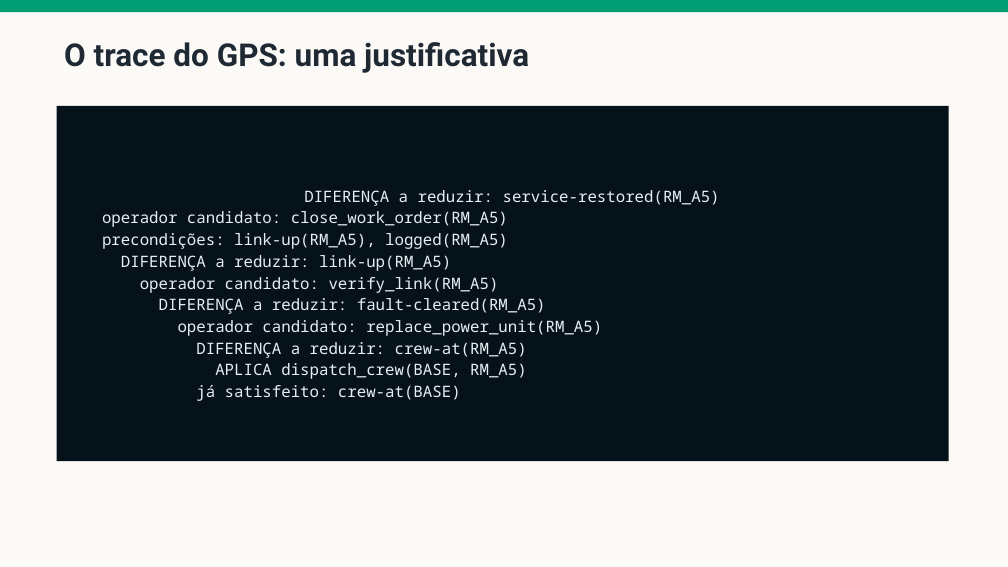
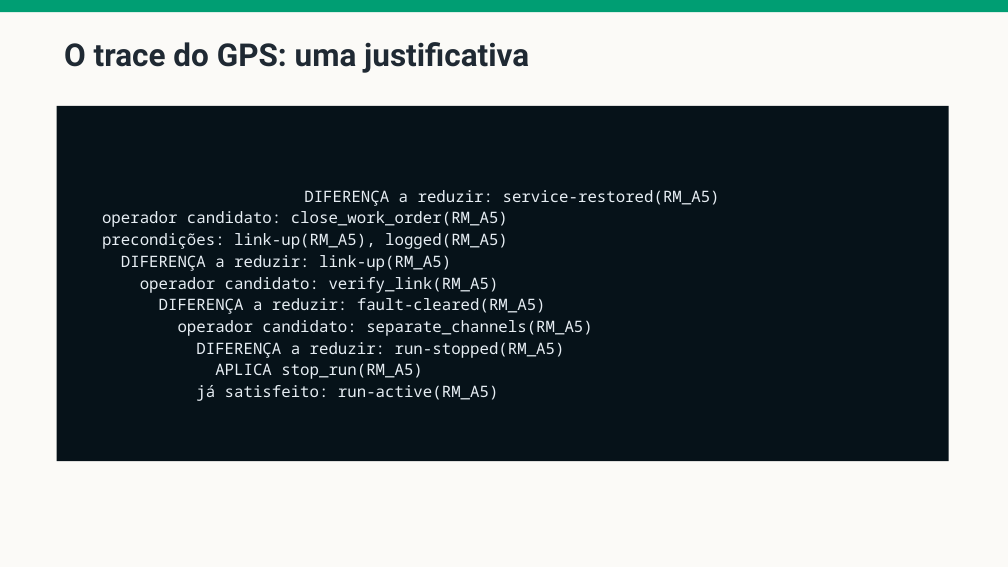
Before and after one commit to fsd-dantas/ai4systems, a slide deck: slide 31 of docs/presentation/ai-for-smartgrids-apresentacao.pptx (slide 30 before the commit). Drawn at 1008x567 pixels with LibreOffice and Linux fonts; fonts in the diff are those of the drawing. Boxes give left, top, right and bottom in pixels: in the first picture for what was removed or moved away, otherwise in the second. Text is boxed around its words. In the diff, an @@ line names an element or a change of style, - is before the commit and + after.

```diff
--- a/docs/presentation/ai-for-smartgrids-apresentacao.pptx
+++ b/docs/presentation/ai-for-smartgrids-apresentacao.pptx
@@ text in rectangle at [178, 320, 593, 401]: text changed @@
-operador candidato: replace_power_unit(RM_A5)
-DIFERENÇA a reduzir: crew-at(RM_A5)
-APLICA dispatch_crew(BASE, RM_A5)
-já satisfeito: crew-at(BASE)
+operador candidato: separate_channels(RM_A5)
+DIFERENÇA a reduzir: run-stopped(RM_A5)
+APLICA stop_run(RM_A5)
+já satisfeito: run-active(RM_A5)
```
Also in this commit, not shown: 19 other slides changed, 1 slide added, 2 other files.
